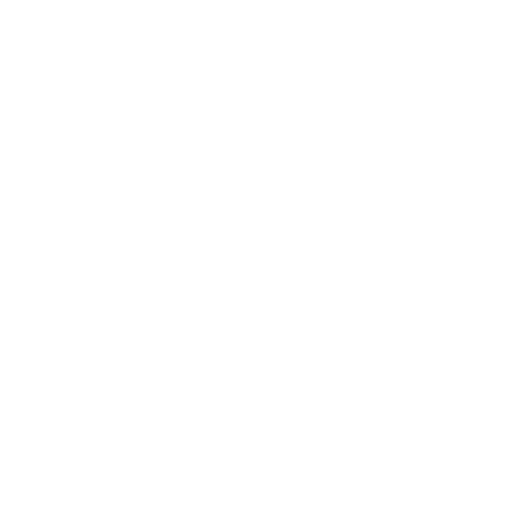
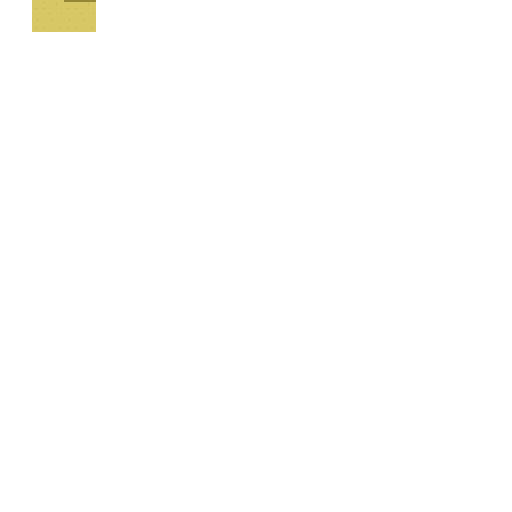
Comparing the layer stacks of the two 512x512 images. Changes:
painted on "cloud" over [32, 0, 96, 32]
